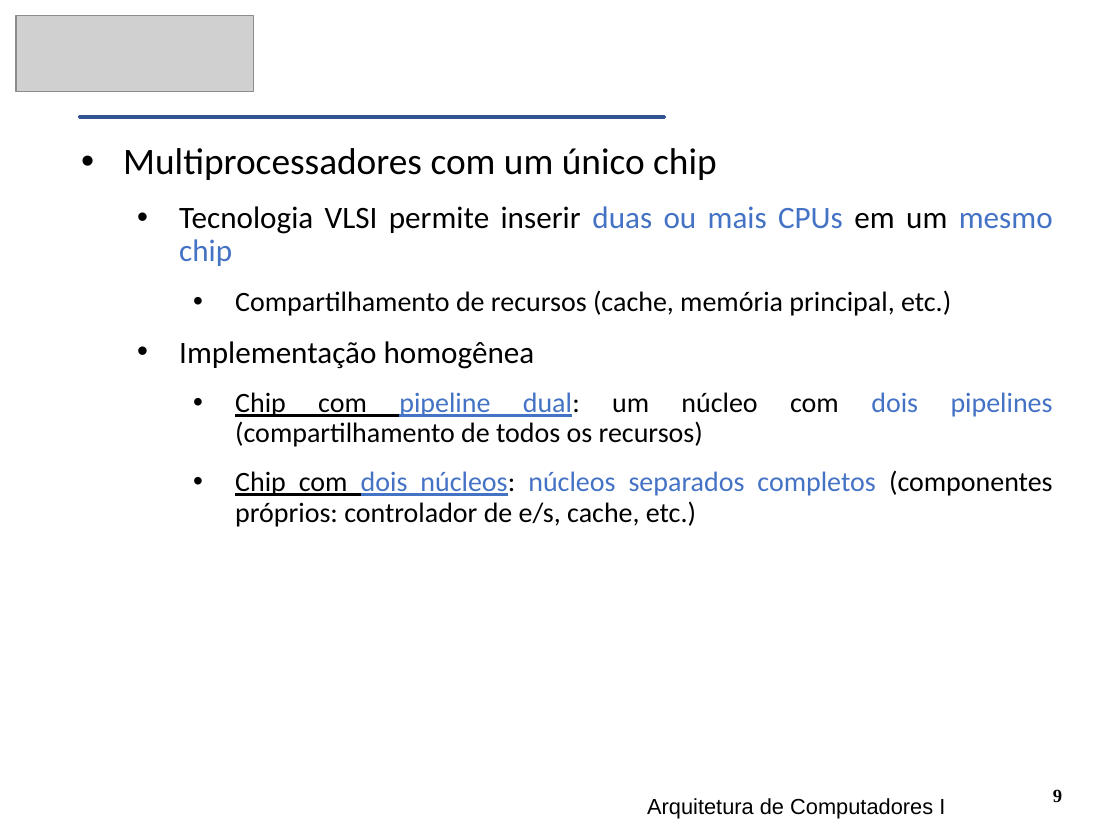
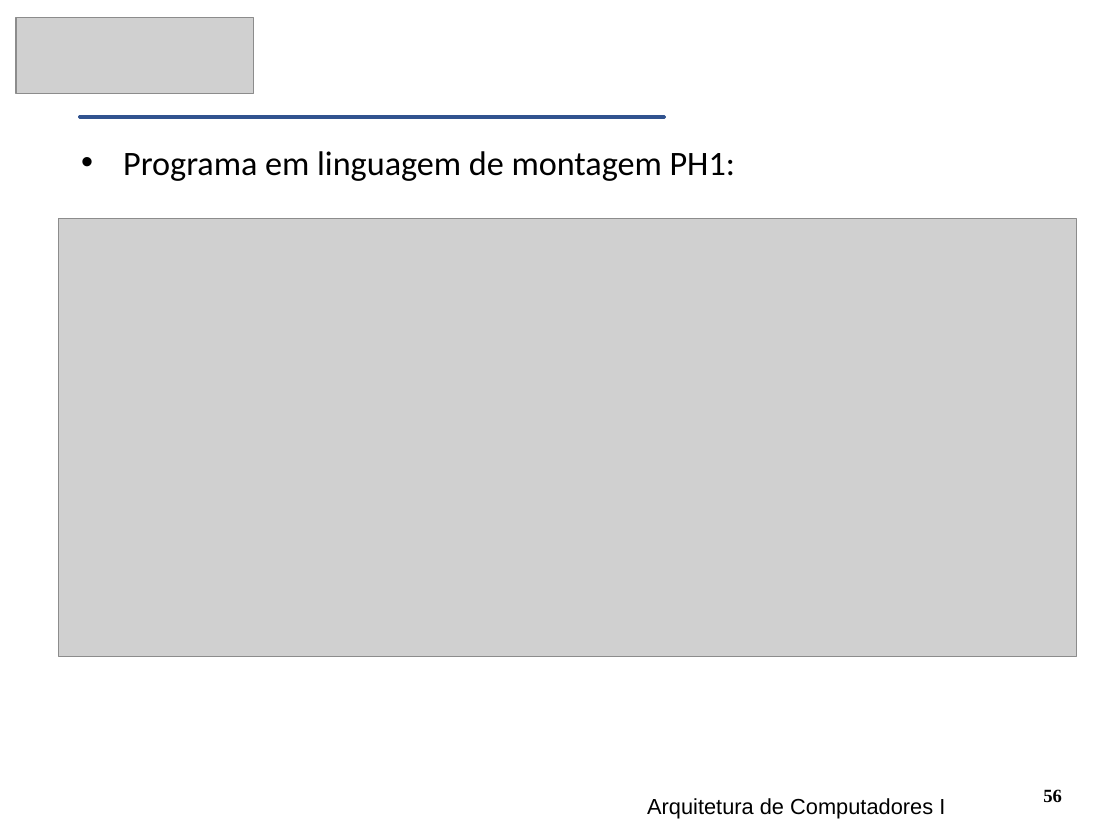
Before and after one commit to CloudEducationBrazil/WydenArquiteturaComputadores, a slide deck: slide 56 of 01 Classes/Aula10 - Arquitetura.pptx (slide 9 before the commit). Drawn at 1120x840 pixels with LibreOffice and Linux fonts; fonts in the diff are those of the drawing; grey boxes stand for pictures. Boxes give left, top, right and bottom in pixels: in the first picture for what was removed or moved away, otherwise in the second. Text is boxed around its words. In the diff, an @@ line names an element or a change of style, - is before the commit and + after.

```diff
--- a/01 Classes/Aula10 - Arquitetura.pptx
+++ b/01 Classes/Aula10 - Arquitetura.pptx
@@ text at (123,151,735,181): text changed; size 18 to 22 pt @@
-• Multiprocessadores com um único chip
-  • Tecnologia VLSI permite inserir duas ou mais CPUs em um mesmo chip
-    • Compartilhamento de recursos (cache, memória principal, etc.)
-  • Implementação homogênea
-    • Chip com pipeline dual: um núcleo com dois pipelines (compartilhamento de todos os recursos)
-    • Chip com dois núcleos: núcleos separados completos (componentes próprios: controlador de e/s, cache, etc.)
+• Programa em linguagem de montagem PH1:
@@ picture added at (59,218,1076,656) @@
@@ page number at (1043,789,1062,803): text changed @@
-9
+56
```
Also in this commit, not shown: 17 other slides changed, 44 slides added, 21 slides removed, 12 other files.
